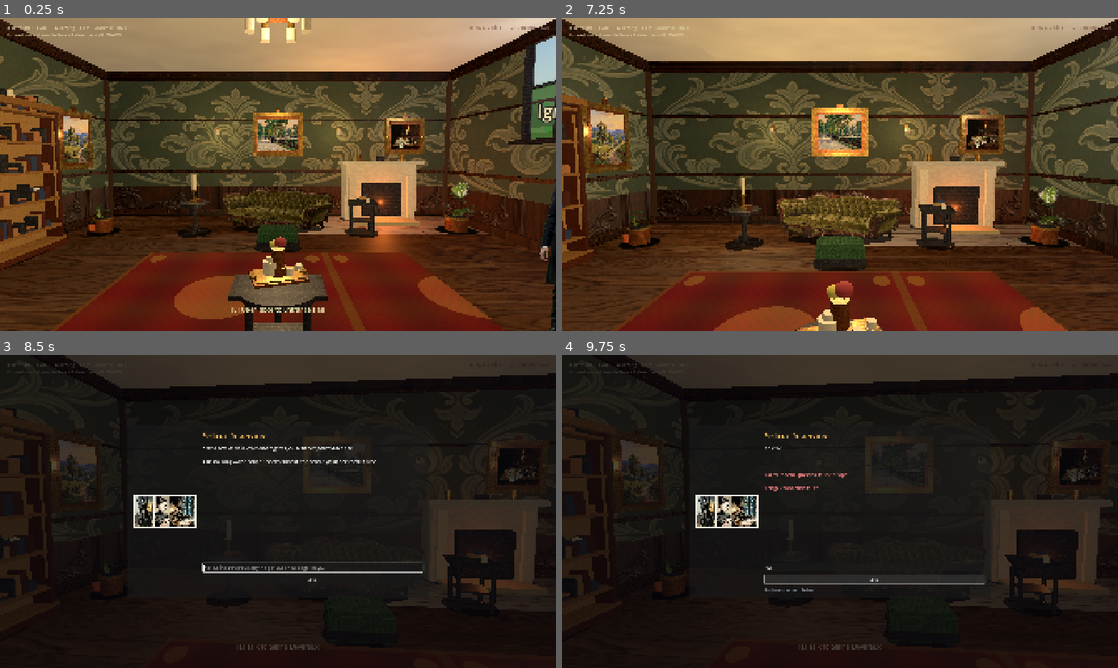
Above: before the commit, frames 1-4 (two rows, left to right).
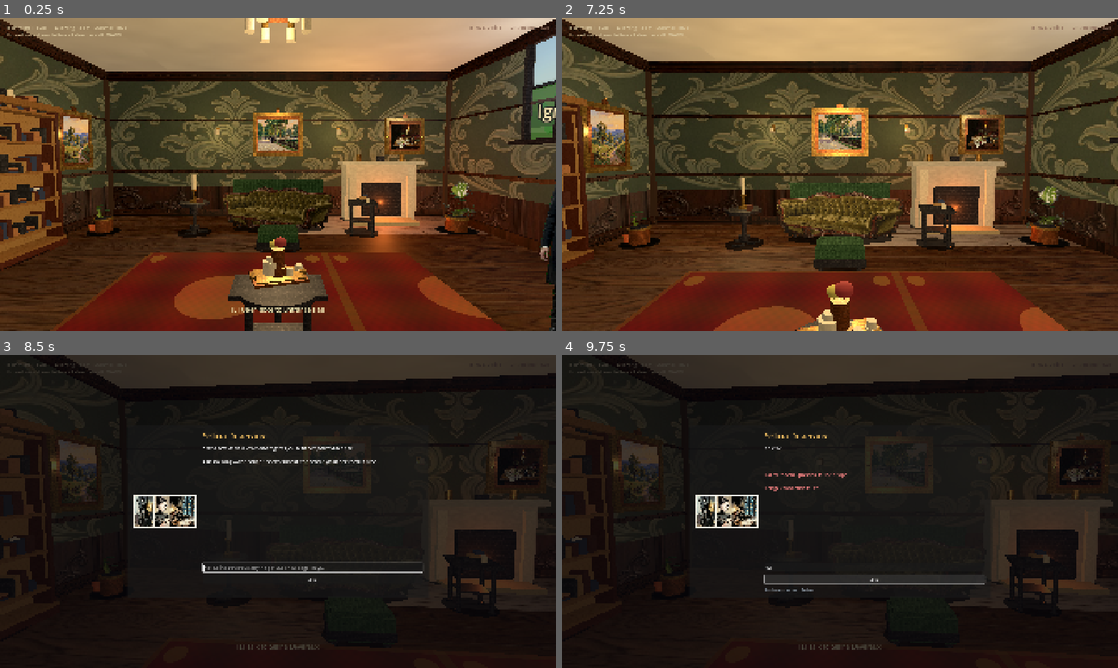
Above: after the commit, the same moments.

Repository: drakewing-eng/aetheric-engine
Game: Godot game, scene res://scenes/fps_main.tscn
The game is run twice, just before and just after one commit, with the same random seed, the same clock (stepped at 60 frames per second) and the same inputs.
Inputs (mouse positions are in pixels of both pictures, inside the frame that each line leads up to):
- Up to frame 1 (0.25 s): no input
- Up to frame 2 (7.25 s): tap Enter at 0.5 s; move the mouse to (867, 174) at 0.52 s; hold E (interact) 0.53-1.28 s; hold W (move_forward) 0.53-5.78 s; click (867, 174) at 0.67 s; move the mouse to (812, 174) at 1.27 s; tap E (interact) at 1.35, 2, 2.85, 3.5, 4.35, 5.85 s; move the mouse to (851, 168) at 2.02 s; hold E (interact) 2.03-2.78 s; move the mouse to (834, 180) at 2.77 s; click (834, 180) at 2.92 s; move the mouse to (878, 177) at 3.52 s; hold E (interact) 3.53-4.28 s; move the mouse to (795, 171) at 4.27 s; move the mouse to (845, 174) at 5.02 s; hold E (interact) 5.03-5.78 s; click (845, 174) at 5.17 s; move the mouse to (817, 168) at 5.77 s; hold D (move_right) 5.78-6.53 s; move the mouse to (867, 174) at 6.52 s; hold W (move_forward) from 6.53 s (still down); hold E (interact) from 6.53 s (still down)
- Up to frame 3 (8.5 s): keep holding W (move_forward); move the mouse to (250, 511) at 7.27 s; release E (interact) at 7.28 s; tap E (interact) at 7.35 s; click (250, 511) at 7.42 s; move the mouse to (289, 505) at 8.02 s; hold E (interact) from 8.03 s (still down)
- Up to frame 4 (9.75 s): release W (move_forward) at 8.75 s; release E (interact) at 8.75 s; click (873, 567) at 8.77 s; type "12" at 8.85 s; click "Ask" at 9.5 s

The runs differ from the first frame. In frame 1, 0.5% of the frame differs, in the area x 41-59%, y 51-68%; in frame 2, 0.6%, in the area x 40-61%, y 52-71%; in frame 3, less than 0.1%; in frame 4, less than 0.1%.

Commit message:
visual loop 70: mesh desk/chairs + sofa bulk sides; morning light polish

Diff:
--- a/aetheric-engine-godot/scripts/fps_props.gd
+++ b/aetheric-engine-godot/scripts/fps_props.gd
@@ -2061,6 +2061,21 @@
 		mi_b.position = Vector3(0, y_off, -0.05)
 		mi_b.rotation_degrees.y = 180.0
 		root.add_child(mi_b)
+		# Loop 70: solid mesh bulk so edge-on walk-bys aren't paper-thin cards
+		var bulk_kind: String = str(prop.get("mesh_bulk", ""))
+		if bulk_kind == "" and solid:
+			# Infer from texture filename (CONTENT swap: desk.png=chesterfield, sofa.png=writing desk)
+			var base := tex_path.get_file()
+			if base == "desk.png":
+				bulk_kind = "sofa"
+			elif base == "sofa.png":
+				bulk_kind = "desk"
+			elif base == "chair.png":
+				bulk_kind = "wing"
+			elif base == "armchair.png":
+				bulk_kind = "chair"
+		if bulk_kind != "" and bulk_kind != "none":
+			_add_billboard_mesh_bulk(root, bulk_kind, width, height)
 
 	if solid:
 		# Prefer explicit col_size [w,h,d] for furniture cards so player cannot walk through
@@ -2082,6 +2097,52 @@
 
 	_add_contact_shadow(root, width * 0.4, 0.32)
 	return root
+
+
+static func _add_billboard_mesh_bulk(root: Node3D, bulk: String, width: float, height: float) -> void:
+	## Low-poly solid volume *behind* the painted card (card faces +Z at z≈0).
+	## Keep all bulk z-max ≤ -0.04 so front hero art is never covered.
+	match bulk:
+		"sofa":
+			# Chesterfield depth behind card: seat/back/arms/legs only in -Z half
+			var sw: float = clampf(width * 0.88, 1.6, 2.4)
+			_add_box(root, Vector3(0, 0.2, -0.28), Vector3(sw, 0.16, 0.42), MAHOGANY_DARK, false, 0.42)
+			_add_box(root, Vector3(0, 0.4, -0.26), Vector3(sw * 0.9, 0.2, 0.38), VELVET_GREEN_DEEP, false, 0.88)
+			_add_box(root, Vector3(0, 0.78, -0.42), Vector3(sw * 0.94, 0.58, 0.16), VELVET_GREEN, false, 0.9)
+			for sx in [-1.0, 1.0]:
+				_add_box(root, Vector3(sx * (sw * 0.42), 0.55, -0.28),
+					Vector3(0.16, 0.38, 0.38), VELVET_GREEN_DEEP, false, 0.88)
+				_add_cylinder(root, Vector3(sx * (sw * 0.4), 0.08, -0.12), 0.035, 0.14, MAHOGANY, false)
+				_add_cylinder(root, Vector3(sx * (sw * 0.4), 0.08, -0.4), 0.035, 0.14, MAHOGANY, false)
+		"desk":
+			var dw: float = clampf(width * 0.85, 1.1, 1.6)
+			_add_box(root, Vector3(0, 0.78, -0.22), Vector3(dw, 0.05, 0.42), MAHOGANY, false, 0.45)
+			_add_box(root, Vector3(0, 0.81, -0.22), Vector3(dw * 0.9, 0.012, 0.36), Color(0.1, 0.16, 0.1), false, 0.72)
+			_add_box(root, Vector3(-0.42, 0.38, -0.22), Vector3(0.38, 0.7, 0.4), MAHOGANY_DARK, false, 0.42)
+			_add_box(root, Vector3(0.42, 0.38, -0.22), Vector3(0.38, 0.7, 0.4), MAHOGANY_DARK, false, 0.42)
+			_add_box(root, Vector3(0, 0.95, -0.4), Vector3(dw * 0.9, 0.28, 0.06), MAHOGANY, false, 0.45)
+		"wing":
+			var ww: float = clampf(width * 0.75, 0.7, 1.0)
+			_add_box(root, Vector3(0, 0.35, -0.22), Vector3(ww, 0.2, 0.4), MAHOGANY_DARK, false, 0.42)
+			_add_box(root, Vector3(0, 0.5, -0.18), Vector3(ww * 0.9, 0.14, 0.36), VELVET_RED.darkened(0.05), false, 0.9)
+			_add_box(root, Vector3(0, 0.95, -0.36), Vector3(ww * 0.92, 0.85, 0.14), VELVET_RED, false, 0.9)
+			for sx in [-1.0, 1.0]:
+				_add_box(root, Vector3(sx * ww * 0.4, 1.0, -0.22),
+					Vector3(0.12, 0.6, 0.28), VELVET_RED.darkened(0.08), false, 0.88)
+				_add_box(root, Vector3(sx * ww * 0.4, 0.6, -0.12),
+					Vector3(0.12, 0.18, 0.35), VELVET_RED.darkened(0.05), false, 0.88)
+		"chair":
+			var cw: float = clampf(width * 0.7, 0.45, 0.65)
+			_add_box(root, Vector3(0, 0.46, -0.12), Vector3(cw, 0.08, 0.28), MAHOGANY, false, 0.48)
+			_add_box(root, Vector3(0, 0.52, -0.12), Vector3(cw * 0.9, 0.06, 0.24), VELVET_GREEN, false, 0.9)
+			_add_box(root, Vector3(0, 0.95, -0.28), Vector3(cw * 0.95, 0.75, 0.06), MAHOGANY, false, 0.45)
+			for sx in [-1.0, 1.0]:
+				_add_cylinder(root, Vector3(sx * cw * 0.35, 0.22, -0.02), 0.028, 0.4, MAHOGANY_DARK, false)
+				_add_cylinder(root, Vector3(sx * cw * 0.35, 0.22, -0.24), 0.025, 0.4, MAHOGANY_DARK, false)
+		_:
+			_add_box(root, Vector3(0, height * 0.35, -0.22),
+				Vector3(width * 0.7, height * 0.55, 0.28), MAHOGANY_DARK, false, 0.5)
+
 
 # ─── Materials / primitives ──────────────────────────────────────────────────
 
--- a/aetheric-engine-godot/scripts/fps_rooms.gd
+++ b/aetheric-engine-godot/scripts/fps_rooms.gd
@@ -53,7 +53,8 @@
 			# NOTE: on-disk filenames swapped by CONTENT:
 			#   desk.png = olive chesterfield · sofa.png = writing desk
 			#   chair.png = red wing · armchair.png = green side chair
-			# North: sofa suite alone (no mesh armchairs stacked on it)
+			# Loop 70: mesh bulk / solid mesh where billboards went paper-thin edge-on
+			# North: painted chesterfield + sofa mesh_bulk for side volume
 			{
 				"kind": "billboard_prop",
 				"pos": [0.0, 0.0, -3.65],
@@ -64,6 +65,7 @@
 				"sink": 0.16,
 				"solid": true,
 				"col_size": [2.2, 0.95, 0.85],
+				"mesh_bulk": "sofa",
 			},
 			{"kind": "ottoman", "pos": [0.0, 0.0, -2.35], "yaw": 0.0, "seed": 0,
 				"fabric": Color(0.32, 0.38, 0.2)},
@@ -73,45 +75,18 @@
 			# West: library only (no chairs clipping bookshelves)
 			{"kind": "bookshelf", "pos": [-4.15, 0.0, -1.8], "yaw": 90.0, "width": 1.7, "height": 2.5, "seed": 3},
 			{"kind": "bookshelf", "pos": [-4.15, 0.0, 1.3], "yaw": 90.0, "width": 1.55, "height": 2.4, "seed": 11},
-			# SE: writing desk + ONE desk chair (no second chair on top)
-			{
-				"kind": "billboard_prop",
-				"pos": [3.35, 0.0, 0.8],
-				"yaw": -90.0,
-				"texture": PROP_DIR + "sofa.png",
-				"width": 1.55,
-				"height": 1.15,
-				"sink": 0.14,
-				"solid": true,
-				"col_size": [0.9, 1.0, 1.5],
-			},
-			{"kind": "chair", "pos": [2.35, 0.0, 0.8], "yaw": 90.0, "fabric": Color(0.38, 0.2, 0.14)},
+			# SE: solid partner desk (was paper-thin writing-desk card edge-on)
+			{"kind": "desk", "pos": [3.35, 0.0, 0.8], "yaw": -90.0},
+			{"kind": "chair", "pos": [2.35, 0.0, 0.8], "yaw": 90.0, "seed": 1,
+				"fabric": Color(0.38, 0.2, 0.14)},
 			{"kind": "letter_stack", "pos": [3.2, 0.78, 0.55], "yaw": -15.0, "seed": 1},
-			# SW conversation: single wing chair (billboard only — no mesh twin)
-			{
-				"kind": "billboard_prop",
-				"pos": [-2.9, 0.0, 2.0],
-				"yaw": 40.0,
-				"texture": PROP_DIR + "chair.png",
-				"width": 1.05,
-				"height": 1.32,
-				"sink": 0.14,
-				"solid": true,
-				"col_size": [0.85, 1.1, 0.85],
-			},
+			# SW conversation: solid wing chair (was thin billboard)
+			{"kind": "armchair", "pos": [-2.9, 0.0, 2.0], "yaw": 40.0,
+				"fabric": Color(0.48, 0.14, 0.14)},
 			{"kind": "side_table", "pos": [-1.7, 0.0, 2.35], "yaw": -20.0, "seed": 1},
-			# East-center: one green side chair, clear of desk and sofa
-			{
-				"kind": "billboard_prop",
-				"pos": [3.2, 0.0, 2.8],
-				"yaw": -140.0,
-				"texture": PROP_DIR + "armchair.png",
-				"width": 0.72,
-				"height": 1.12,
-				"sink": 0.12,
-				"solid": true,
-				"col_size": [0.55, 0.95, 0.55],
-			},
+			# East-center: solid side chair
+			{"kind": "chair", "pos": [3.2, 0.0, 2.8], "yaw": -140.0, "seed": 2,
+				"fabric": Color(0.28, 0.38, 0.26)},
 			# Centre: tea table only (tea tray on it) — walk ring around
 			{"kind": "side_table", "pos": [0.0, 0.0, 0.35], "yaw": 0.0, "seed": 8},
 			{"kind": "tea_tray", "pos": [0.0, 0.68, 0.35], "yaw": 15.0, "seed": 0},
@@ -373,12 +348,14 @@
 		"wainscot_height": 1.35,
 		"floor_texture": TEX + "floor_morning.jpg",
 		"floor_color": Color(0.38, 0.28, 0.18),
-		"light_energy": 1.15,
-		"light_color": Color(0.98, 0.92, 0.78),
-		"ceiling_color": Color(0.88, 0.86, 0.8),
+		# Loop 70: morning light — brighter, cooler-east sun wash (not evening gold)
+		"light_energy": 1.38,
+		"light_color": Color(1.0, 0.95, 0.86),
+		"ceiling_color": Color(0.92, 0.9, 0.84),
 		"walls": {},
 		"features": [
-			{"kind": "window", "pos": [3.85, 1.85, 0.0], "yaw": -90.0, "width": 1.3, "height": 2.0, "seed": 4, "view": "res://assets/rooms/textures/views/view_night.jpg"},
+			# Daytime garden views only (was night plate — wrong for morning room)
+			{"kind": "window", "pos": [3.85, 1.85, 0.0], "yaw": -90.0, "width": 1.3, "height": 2.0, "seed": 4, "view": "res://assets/rooms/textures/views/view_garden2.jpg"},
 			{"kind": "window", "pos": [3.85, 1.85, -2.0], "yaw": -90.0, "width": 1.1, "height": 1.9, "seed": 5, "view": "res://assets/rooms/textures/views/view_garden.jpg"},
 			{"kind": "door_frame", "pos": [0.0, 1.15, 3.85], "yaw": 180.0, "width": 1.45, "height": 2.3},
 			{"kind": "mirror", "pos": [-3.7, 1.65, 0.5], "yaw": 90.0},
@@ -391,9 +368,11 @@
 		],
 		"props": [
 			{"kind": "desk", "pos": [2.2, 0.0, -2.0], "yaw": -90.0},
-			{"kind": "chair", "pos": [1.4, 0.0, -2.0], "yaw": 90.0, "fabric": Color(0.4, 0.28, 0.18)},
+			{"kind": "chair", "pos": [1.4, 0.0, -2.0], "yaw": 90.0, "seed": 0,
+				"fabric": Color(0.4, 0.28, 0.18)},
 			{"kind": "side_table", "pos": [-2.0, 0.0, 1.2], "yaw": 15.0, "seed": 1},
-			{"kind": "armchair", "pos": [-1.8, 0.0, -1.0], "yaw": 40.0, "fabric": Color(0.35, 0.4, 0.3)},
+			{"kind": "armchair", "pos": [-1.8, 0.0, -1.0], "yaw": 40.0,
+				"fabric": Color(0.35, 0.4, 0.3)},
 			{"kind": "plant", "pos": [3.0, 0.0, 2.5], "scale": 0.95, "seed": 0,
 				"texture": "res://assets/props/plants/plant_palm.png", "width": 0.85, "height": 1.2},
 			{"kind": "plant", "pos": [-2.8, 0.0, -2.8], "scale": 0.6, "seed": 2,
@@ -402,6 +381,7 @@
 			{"kind": "wall_sconce", "pos": [-3.5, 0.0, -0.5], "yaw": 90.0, "height": 2.15},
 			{"kind": "wall_sconce", "pos": [3.5, 0.0, 1.0], "yaw": -90.0, "height": 2.15},
 			{"kind": "wall_sconce", "pos": [0.0, 0.0, -3.7], "yaw": 0.0, "height": 2.2},
+			# Soft morning sun spill from east windows
 			{"kind": "floor_path", "pos": [0.0, 0.0, 0.5], "yaw": 90.0, "length": 4.0, "width": 0.9},
 		],
 		"doors": [
Not shown, changed: SCRATCH/memory/CURRENT.md
